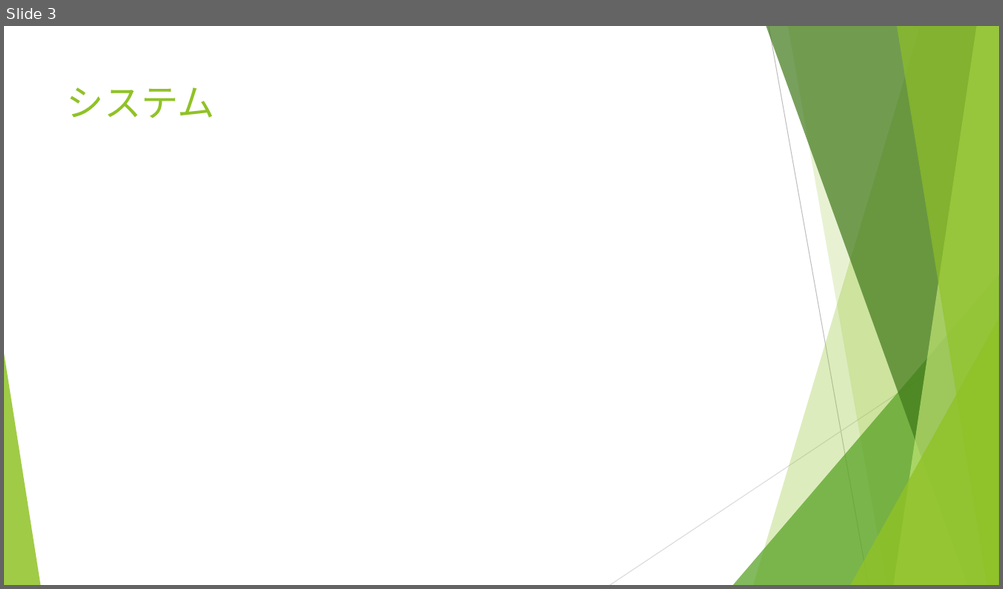
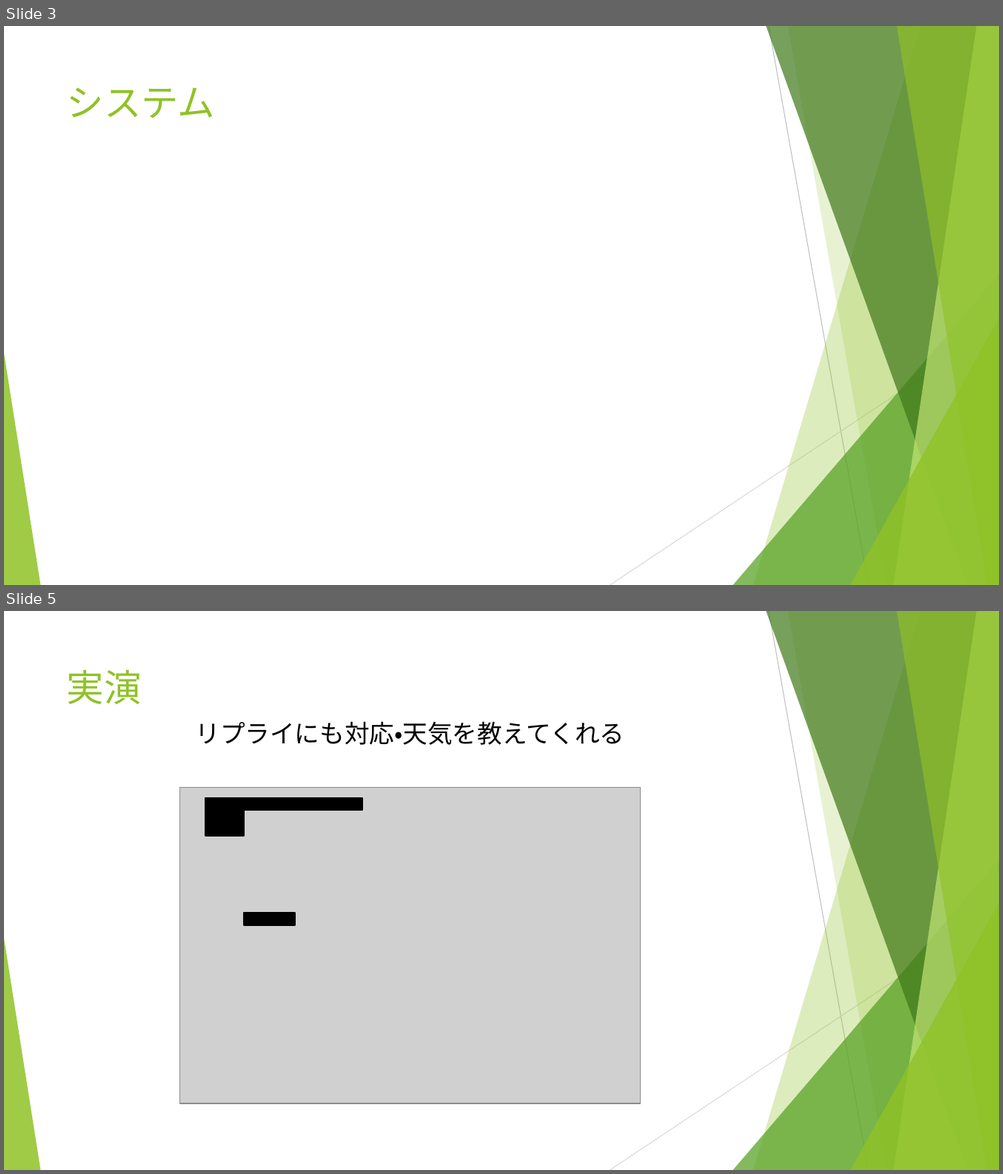
Before and after one commit to OptMist-Tokyo/experiment2017, a slide deck: presentation.pptx. Shown one above the other, each under a label of ours: slide 3 before the commit, slides 3 and 5 after it; the slides between them are not shown. The pictures are 1003x589 and 1003x1174 pixels, drawn with LibreOffice and Linux fonts; fonts in the diff are those of the drawing; grey boxes stand for pictures. Boxes give left, top, right and bottom in pixels: in the first picture for what was removed or moved away, otherwise in the second. Text is boxed around its words. In the diff, an @@ line names an element or a change of style, - is before the commit and + after.

```diff
--- a/presentation.pptx
+++ b/presentation.pptx
@@ slide 5 added at [4,611,999,1170], background #FFFFFF; not listed: 10 template elements that a slide beside it also shows @@
@@ title added at [67,669,142,704], 36 pt, text #90C226 @@
+実演
@@ text added at [196,721,625,745], 24 pt, text #000000 @@
+リプライにも対応・天気を教えてくれる
@@ picture added at [180,787,640,1103] @@
@@ rectangle added at [205,798,244,836], fill #000000, outline #000000 1.5 pt @@
@@ rectangle added at [244,798,362,810], fill #000000, outline #000000 1.5 pt @@
@@ rectangle added at [244,912,294,925], fill #000000, outline #000000 1.5 pt @@
```
Also in this commit, not shown: 4 slides changed, 2 other slides added.
